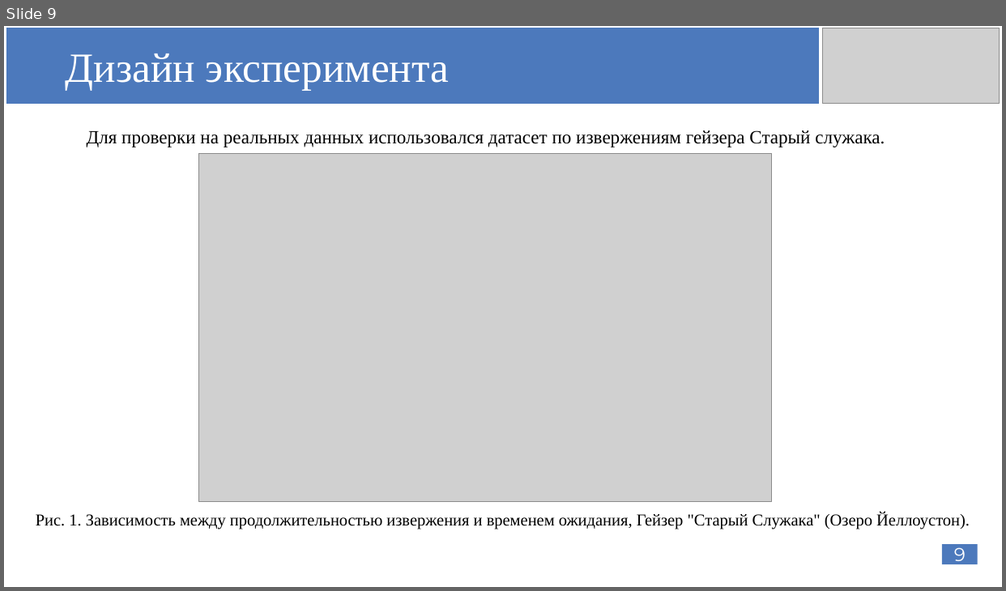
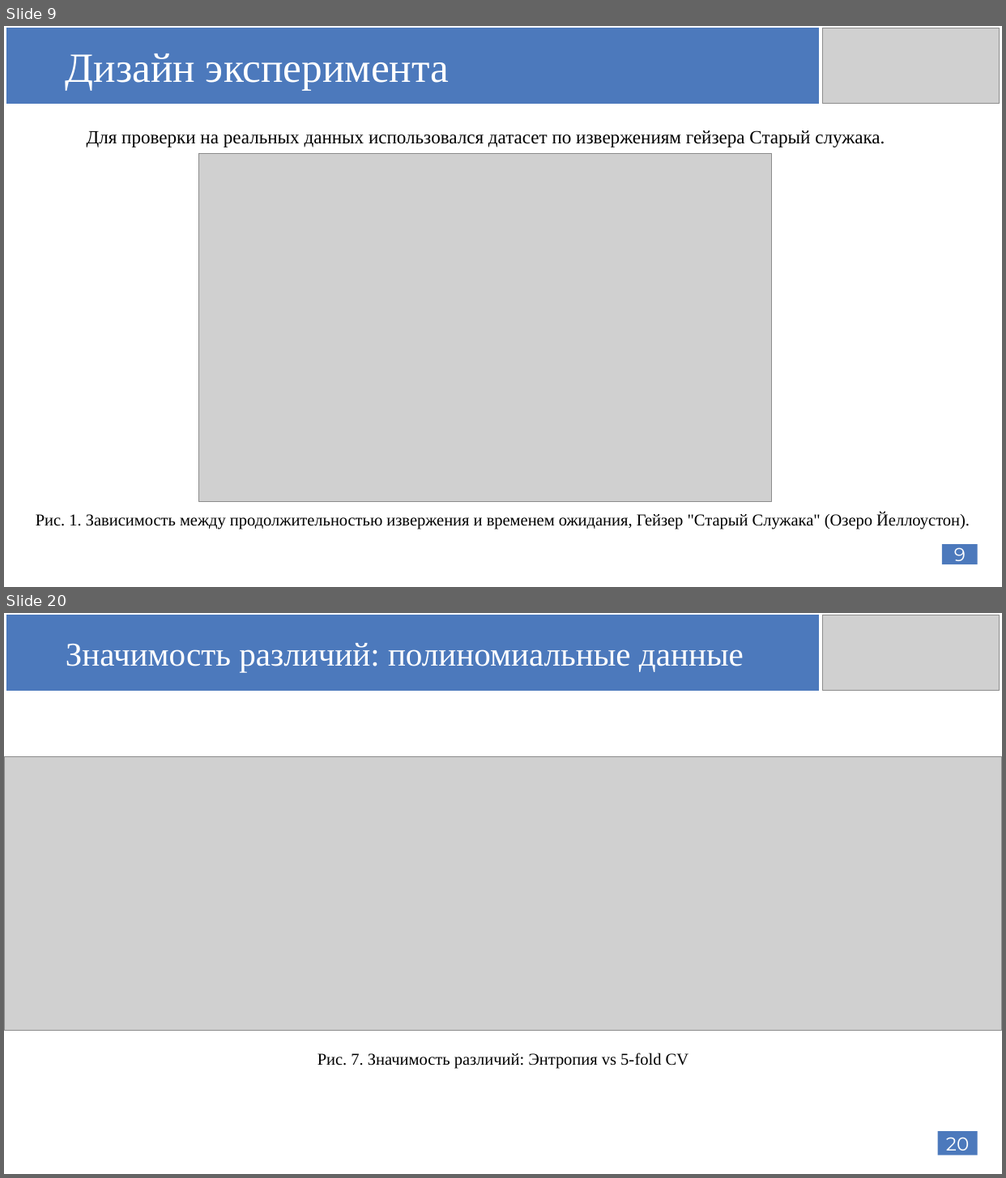
Before and after one commit to AnfimovAleksandr/mag_diploma, a slide deck: Защита диплома/Anfimov_diplom_shablon.pptx. Shown one above the other, each under a label of ours: slide 9 before the commit, slides 9 and 20 after it; the slides between them are not shown. The pictures are 1006x591 and 1006x1178 pixels, drawn with LibreOffice and Linux fonts; fonts in the diff are those of the drawing; grey boxes stand for pictures. Boxes give left, top, right and bottom in pixels: in the first picture for what was removed or moved away, otherwise in the second. Text is boxed around its words. In the diff, an @@ line names an element or a change of style, - is before the commit and + after.

```diff
--- a/Защита диплома/Anfimov_diplom_shablon.pptx
+++ b/Защита диплома/Anfimov_diplom_shablon.pptx
@@ slide 20 added at (x1=4, y1=613, x2=1002, y2=1174), background #FFFFFF @@
@@ rectangle added at (x1=6, y1=615, x2=819, y2=691), fill #4C79BC, 32 pt, text #FFFFFF @@
+Значимость различий: полиномиальные данные
@@ picture added at (x1=823, y1=615, x2=999, y2=691) @@
@@ picture added at (x1=4, y1=756, x2=1002, y2=1032) @@
@@ text added at (x1=317, y1=1053, x2=688, y2=1069), 16 pt, text #000000 @@
+Рис. 7. Значимость различий: Энтропия vs 5-fold CV
@@ page number added at (x1=938, y1=1131, x2=978, y2=1156), fill #4C79BC, 18 pt, text #FFFFFF @@
+20
```
Also in this commit, not shown: 11 slides changed, 15 other slides added, 38 other files.
